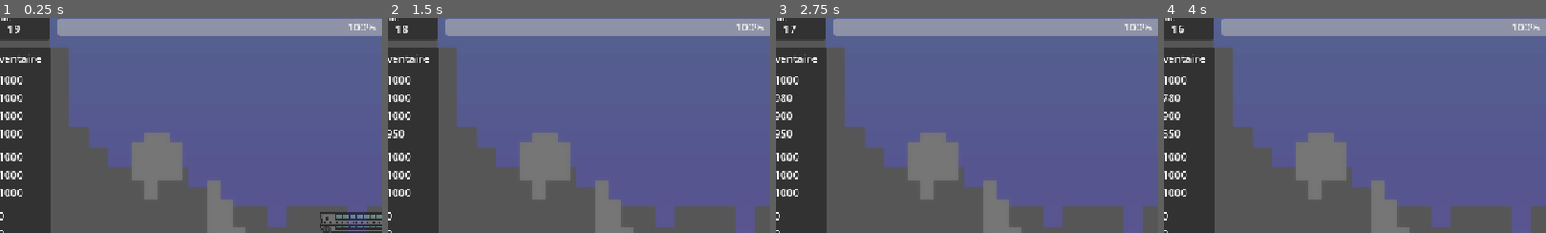
Above: before the commit, frames 1-4 (left to right).
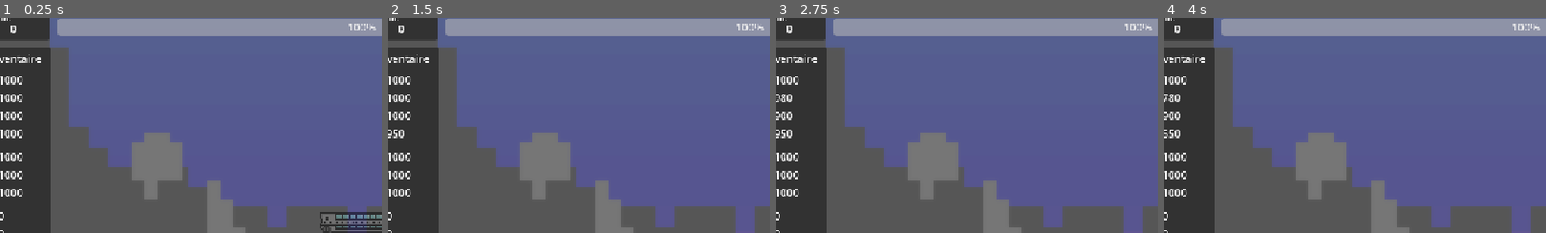
Above: after the commit, the same moments.

Repository: lucasbou-upsider/Indie-jam
Game: Godot game, scene res://scene/world.tscn
Two runs of this game, one before a commit and one after it. Both use one fixed random seed, a clock stepped at 60 frames per second and the inputs below.
Inputs (mouse positions are % of the whole screen's width and height, from its top left):
- Up to frame 1 (0.25 s): no input
- Up to frame 2 (1.5 s): click (95, 15) at 0.5 s; click (95, 20) at 1.25 s
- Up to frame 3 (2.75 s): click (95, 24) at 2 s
- Up to frame 4 (4 s): click (95, 28) at 2.75 s; click (95, 33) at 3.5 s
The pictures show only the part of the screen within x 4-54%, y 2-52%; the shares and areas given below are measured in that part.

The runs differ from the first frame. In frame 1, less than 0.1% of the frame differs, in the area x 2-6%, y 3-8%; in frame 2, less than 0.1%; in frame 3, less than 0.1%; in frame 4, less than 0.1%.

Commit message:
vaguement fait

Diff:
--- a/scene/ennemie/kayou_spawn.gd
+++ b/scene/ennemie/kayou_spawn.gd
@@ -11,8 +11,8 @@
 	if Input.is_action_just_pressed("a"):
 		wave(70, 3)
 
-func wave(wave_number: int, strength):
-	var types := ["base", "base", "base", "base", "base", "base", "base", "base", "gros", "gros", "feu", "feu", "anti", "base"]
+func wave(wave_number: int, strength): # 0 <= strength <= 4
+	var types := ["base", "base", "base", "base", "base", "base", "base", "base", "gros", "gros", "feu", "feu", "anti", "base", "gros", "feu"]
 	for i in range(wave_number):
 		var rando = rng.randi_range(0,7)
 		spawn_kayou(types[rando+2*strength])
--- a/scene/vague.gd
+++ b/scene/vague.gd
@@ -5,7 +5,7 @@
 @onready var kayou_spawn: Node2D = $"../kayou_spawn"
 
 var vague_number = 0
-var nbr_meteorite_1_phase = [100, 200, 250, 250, 300]
+var nbr_meteorite = [100, 200, 250, 250, 300, 400]
 
 func _ready() -> void:
 	vague_timer.start()
@@ -14,8 +14,8 @@
 	label_time_left.text = str(int(vague_timer.time_left))
 
 func _on_vague_timer_timeout() -> void:
-	print("vague de " + str(nbr_meteorite_1_phase.get(vague_number)) + " meteorites ")
-	kayou_spawn.wave(nbr_meteorite_1_phase.get(vague_number), 0)
+	print("vague de " + str(nbr_meteorite[vague_number%nbr_meteorite.size()]) + " meteorites ")
+	kayou_spawn.wave(nbr_meteorite[vague_number%nbr_meteorite.size()], int(vague_number/nbr_meteorite.size()))
 	vague_number += 1
 	await get_tree().create_timer(6).timeout
 	vague_timer.start()
--- a/scene/world.tscn
+++ b/scene/world.tscn
@@ -158,7 +158,7 @@
 script = ExtResource("6_1402k")
 
 [node name="vague_Timer" type="Timer" parent="Vague" unique_id=1662032850]
-wait_time = 20.0
+wait_time = 0.001
 one_shot = true
 
 [node name="foret" type="Node2D" parent="." unique_id=985605416]
